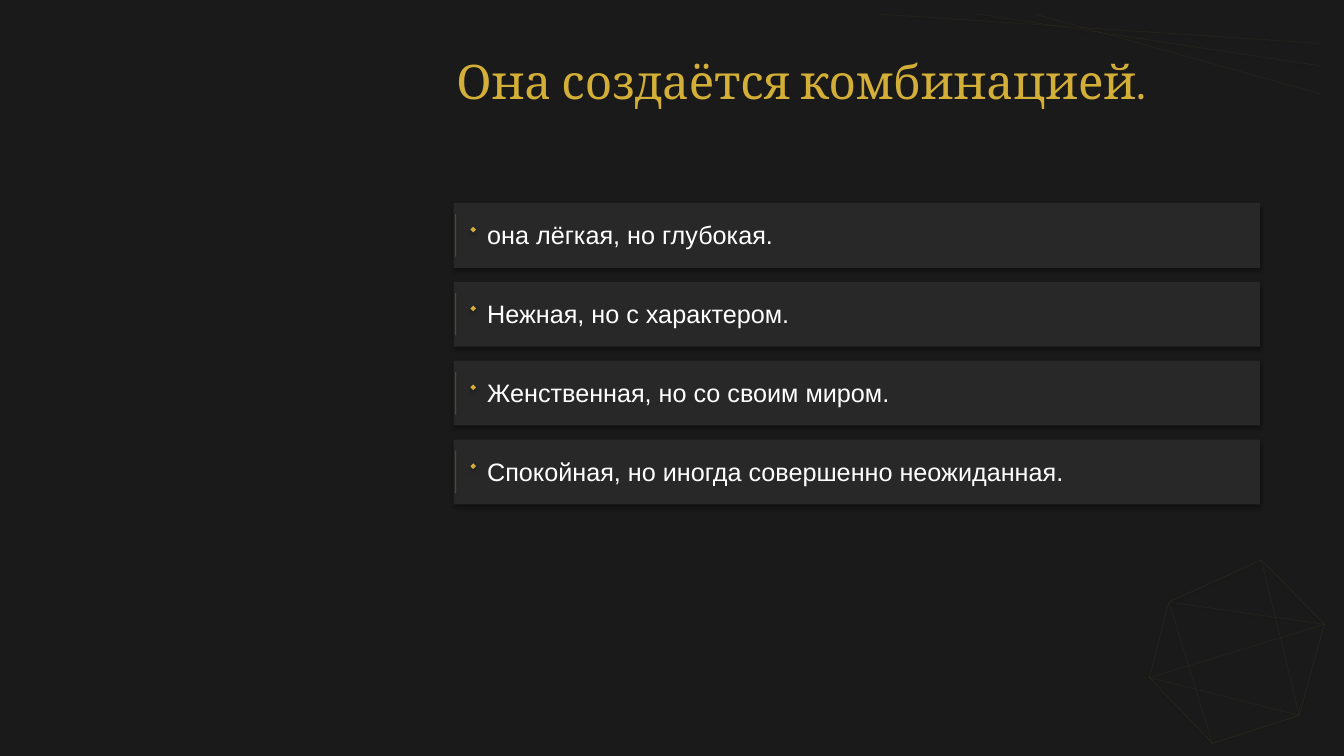
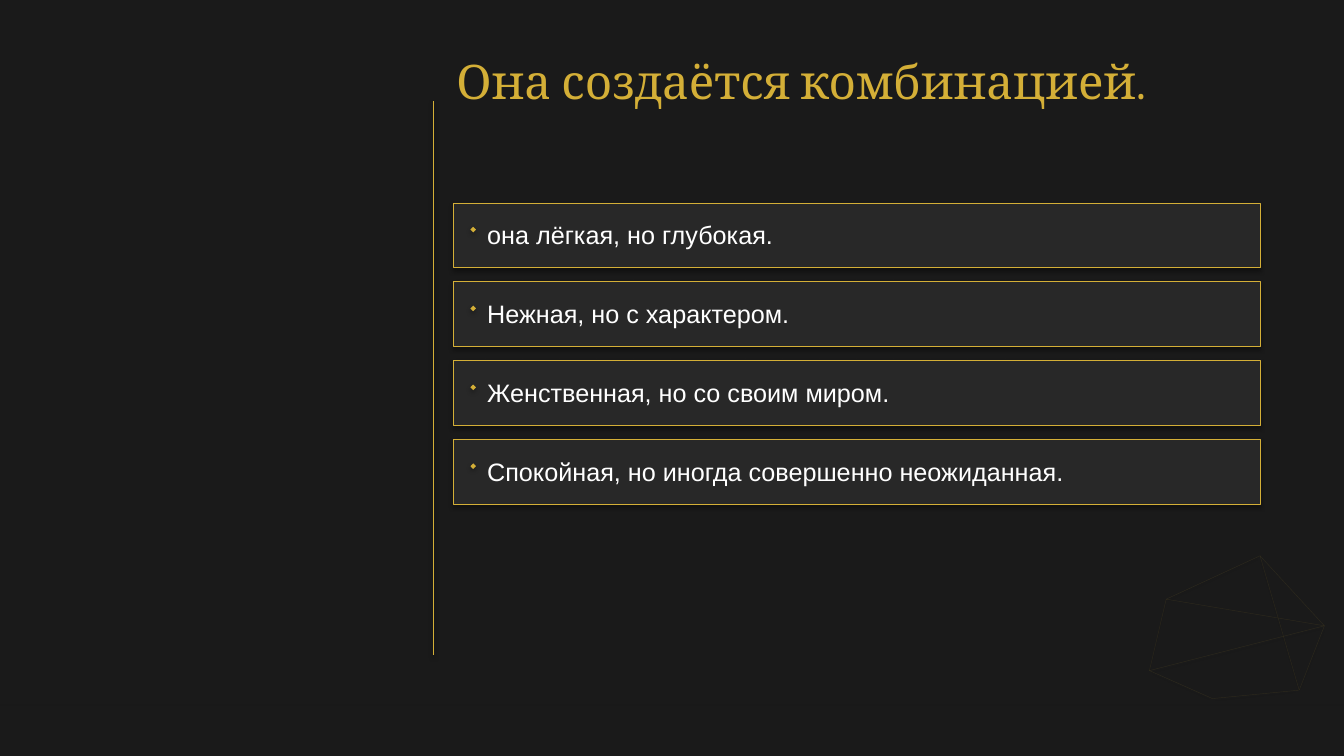
Before and after one commit to babylonofkommod-ai/-, a slide deck: slide 15 of Ваш Кристалл незабываемости.pptx. Drawn at 1344x756 pixels with LibreOffice and Linux fonts; fonts in the diff are those of the drawing. Boxes give left, top, right and bottom in pixels: in the first picture for what was removed or moved away, otherwise in the second. Text is boxed around its words. In the diff, an @@ line names an element or a change of style, - is before the commit and + after.

```diff
--- a/Ваш Кристалл незабываемости.pptx
+++ b/Ваш Кристалл незабываемости.pptx
@@ line added from (434, 101) to (434, 655), #D4AF37 0.65 pt @@
@@ line removed from (456, 214) to (456, 257) @@
@@ line removed from (456, 293) to (456, 336) @@
@@ line removed from (456, 372) to (456, 414) @@
@@ outline none to #D4AF37 0.5 pt in 4 elements at <box>454,203,1260,267</box>, <box>454,282,1260,347</box>, <box>454,361,1260,425</box>, <box>454,440,1260,504</box> @@
@@ line removed from (456, 451) to (456, 493) @@
@@ line moved from (1170, 602) - (1261, 561) to (1167, 599) - (1260, 556) @@
@@ line (1167, 599) - (1260, 556): stroke #D4AF37 0.35 pt to #D4AF37 0.3 pt @@
```
Also in this commit, not shown: 15 other slides changed, 3 other files.
